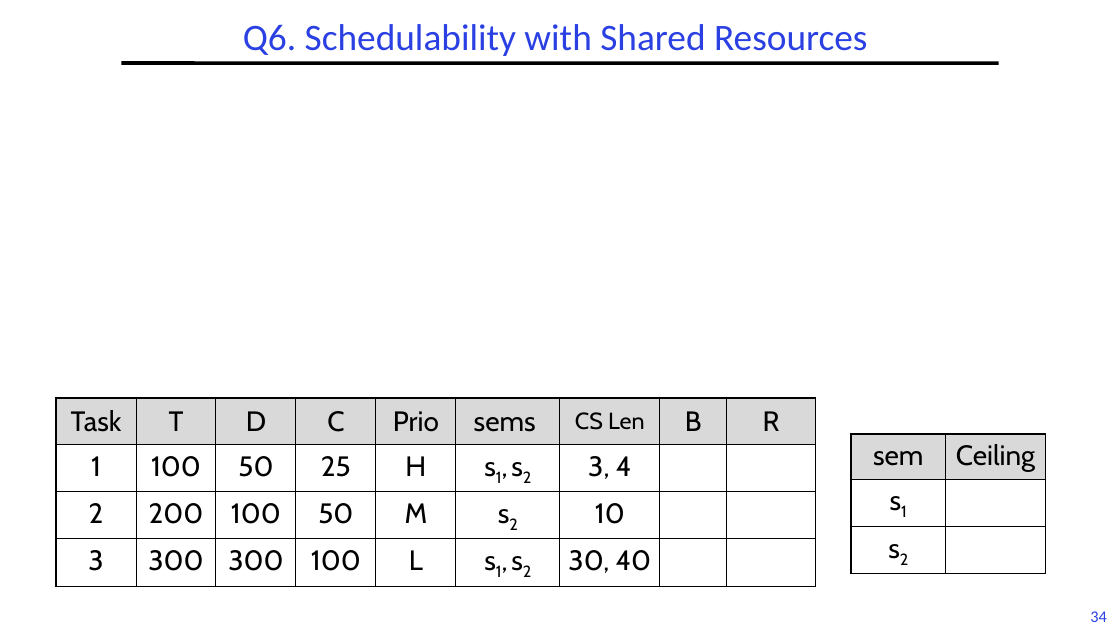
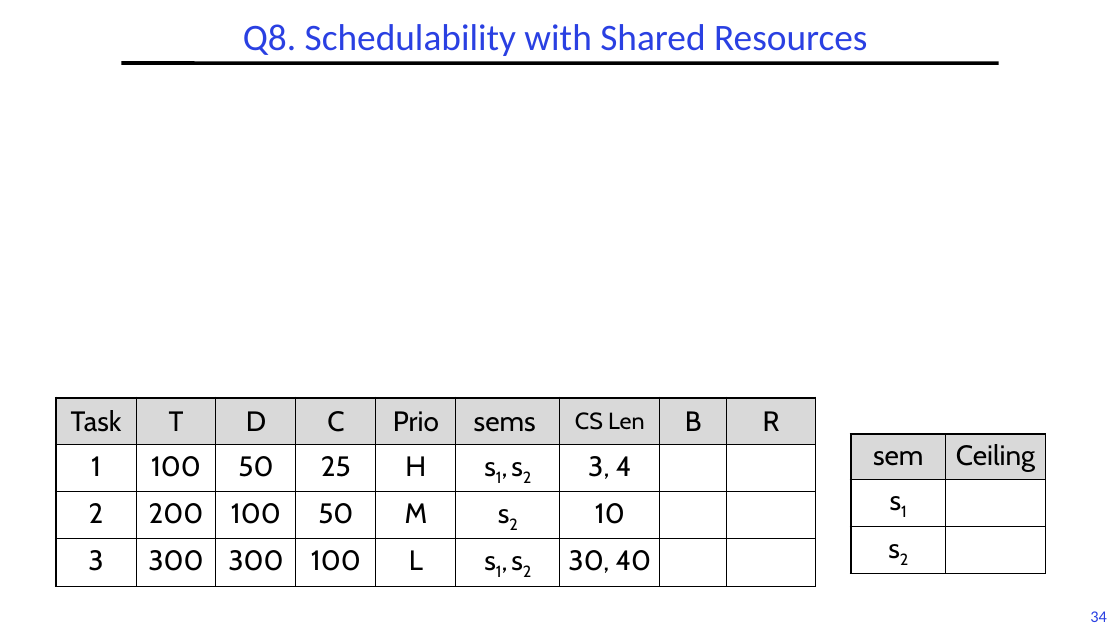
Before and after one commit to guhofstra/CSC256Fa25, a slide deck: slide 34 of PPTs/L6-Exercises ANS.pptx. Drawn at 1120x630 pixels with LibreOffice and Linux fonts; fonts in the diff are those of the drawing; grey boxes stand for pictures. Boxes give left, top, right and bottom in pixels: in the first picture for what was removed or moved away, otherwise in the second. Text is boxed around its words. In the diff, an @@ line names an element or a change of style, - is before the commit and + after.

```diff
--- a/PPTs/L6-Exercises ANS.pptx
+++ b/PPTs/L6-Exercises ANS.pptx
@@ title at [243, 24, 867, 56]: text changed @@
-Q6. Schedulability with Shared Resources
+Q8. Schedulability with Shared Resources
```
Also in this commit, not shown: 6 other slides changed, 2 other files.
